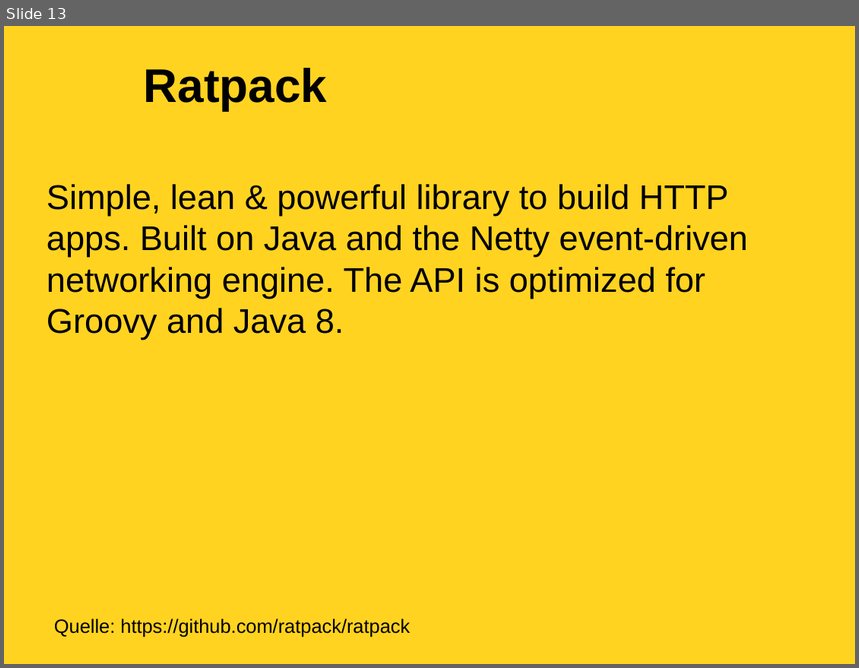
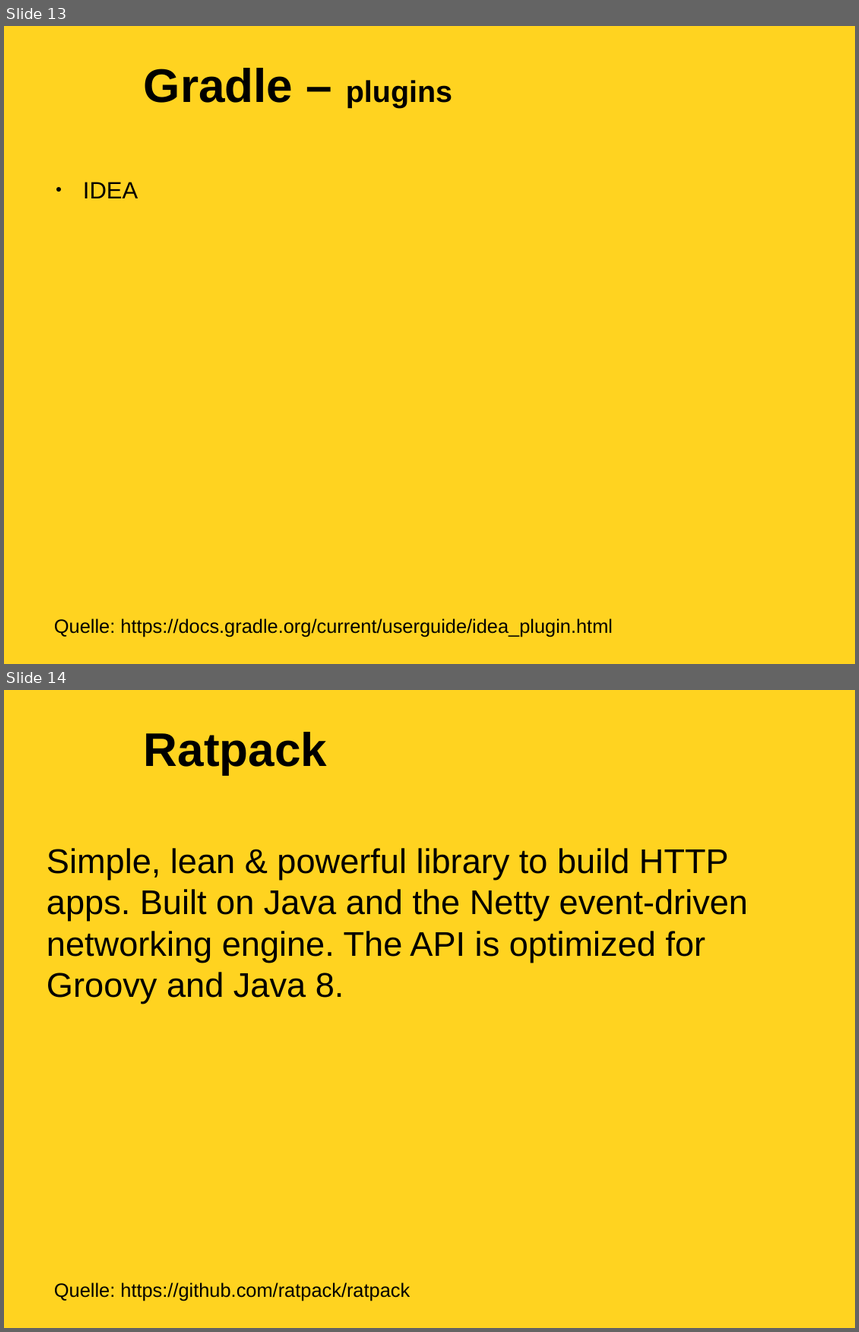
Before and after one commit to soehmann/academy, a slide deck: groovy-academy.odp. Shown one above the other, each under a label of ours: slide 13 before the commit, slides 13 and 14 after it. The pictures are 859x668 and 859x1332 pixels, drawn with LibreOffice and Linux fonts; fonts in the diff are those of the drawing; background and template pictures are left out. Boxes give left, top, right and bottom in pixels: in the first picture for what was removed or moved away, otherwise in the second. Text is boxed around its words. In the diff, an @@ line names an element or a change of style, - is before the commit and + after.

```diff
--- a/groovy-academy.odp
+++ b/groovy-academy.odp
@@ slide 13 added at box(4, 26, 855, 664), background #FFD320 @@
@@ title added at box(144, 68, 452, 107), 44 pt, text #000000, bold @@
+Gradle – plugins
@@ text added at box(83, 182, 138, 199), 22 pt, text #000000 @@
+● IDEA
@@ text added at box(54, 619, 613, 638), 18 pt, text #000000 @@
+Quelle: https://docs.gradle.org/current/userguide/idea_plugin.html
@@ what was slide 13 is now slide 14 @@
```
Also in this commit, not shown: 1 slide changed, 1 other file.
